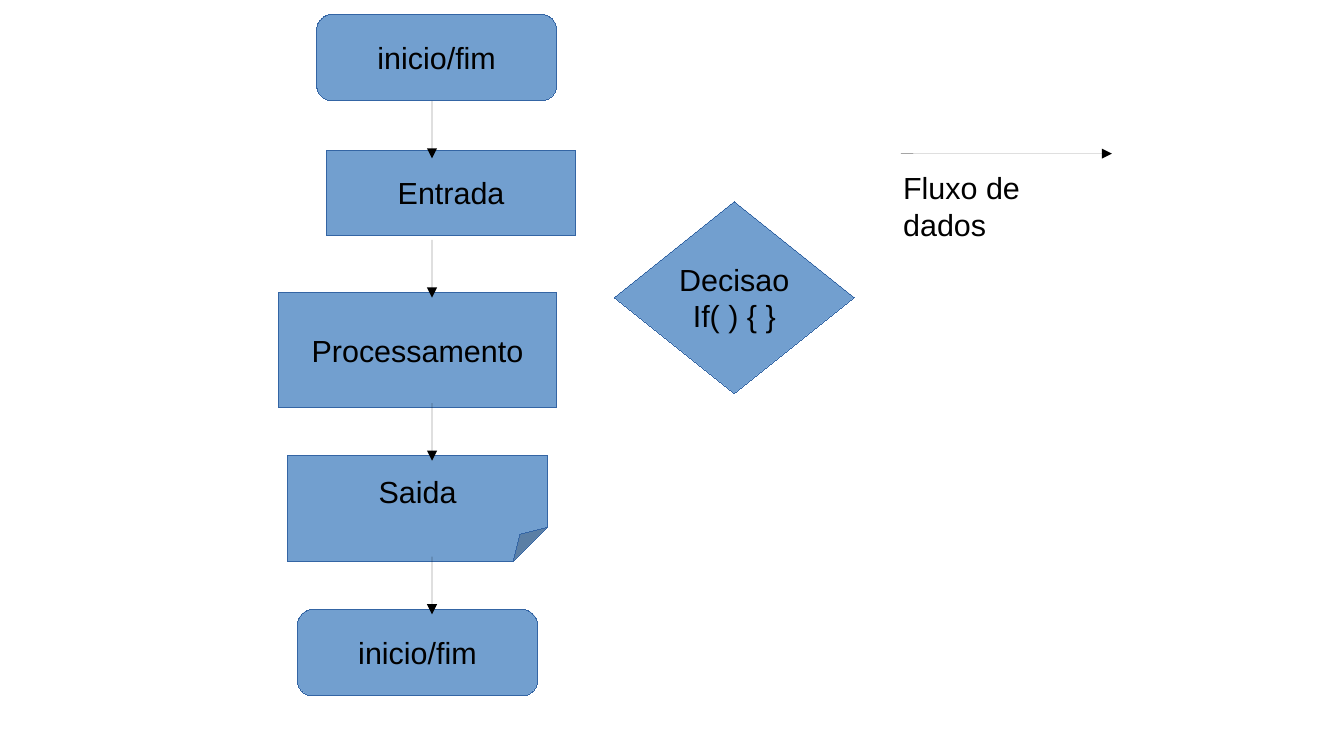
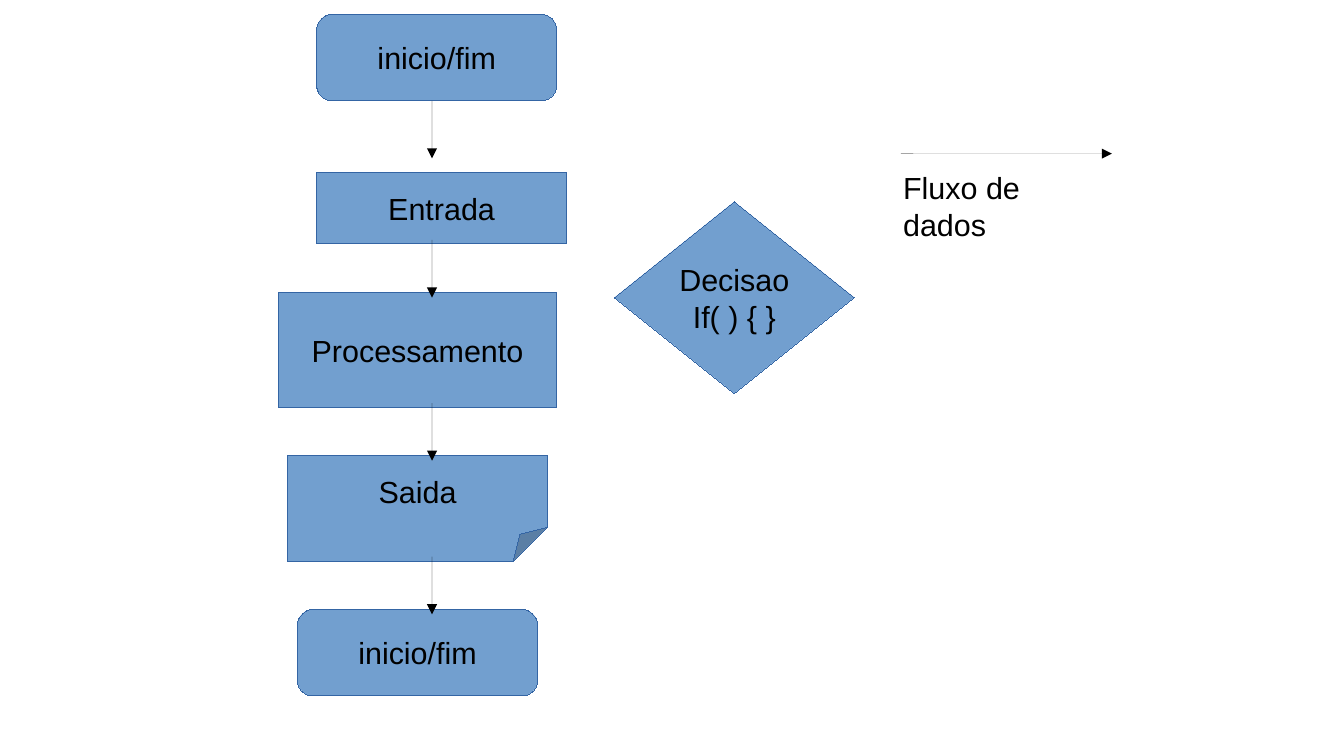
Before and after one commit to fabioportovasques/projeto-sus, a slide deck: slide 1 of imagens/fluxograma.pptx. Drawn at 1344x756 pixels with LibreOffice and Linux fonts; fonts in the diff are those of the drawing. Boxes give left, top, right and bottom in pixels: in the first picture for what was removed or moved away, otherwise in the second. Text is boxed around its words. In the diff, an @@ line names an element or a change of style, - is before the commit and + after.

```diff
--- a/imagens/fluxograma.pptx
+++ b/imagens/fluxograma.pptx
@@ rectangle "Entrada": place and size @@
-rectangle "Entrada" at bbox=[327, 150, 577, 235]
+rectangle "Entrada" at bbox=[317, 173, 567, 244]
```
Also in this commit, not shown: 1 other slide changed, 5 other files.
